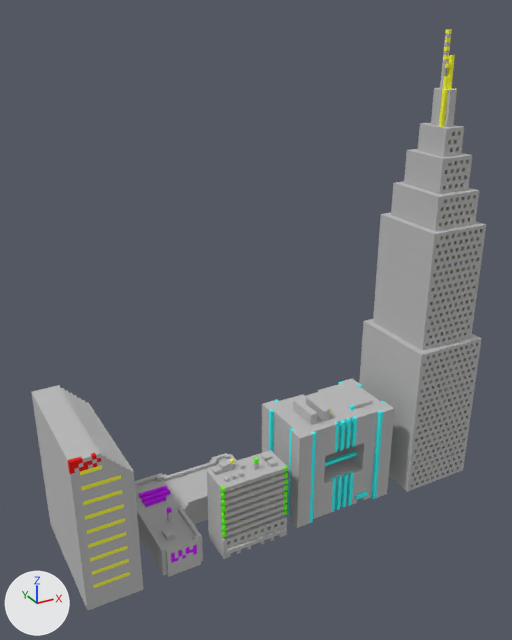
One commit to the OBJ model Assets/Scenes/ChrisDeLeon/voxels/future-bldg-colortest.obj: the scene before it, then after it.
The view is the same before and after, from a camera (50 mm lens) standing at (-84.1, -122.2, 130.7) and looking at (0.2, 31.0, 54.1). The axes (+X, +Y, +Z) are drawn at lower left. The lights are the same throughout. Where no turn or scale is listed for an object, it has been applied to the vertices. Vertices at the same position are counted once.

The first picture shows 'future-bldg-colortest'.
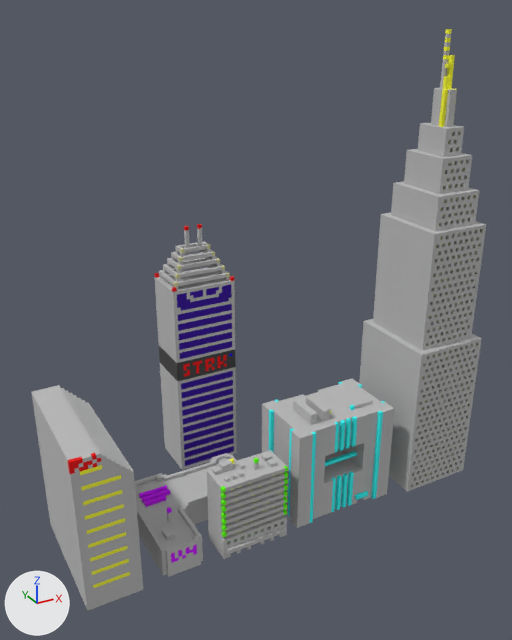
Boxes [x1, y1, x2, y2] around the edits, measured in the pictures (512 x 640 px):
```json
{"part": 1, "of": "me_future_bldg_colortest", "change": "added", "after": [154, 224, 237, 470]}
```

The change, as JSON lines over the scene's bpy script:
```json
{"block": "me_future_bldg_colortest", "where": "# used by ob_future_bldg_colortest; location = (0.0, 0.0, 0.0)"}
{"op": "remove", "block": "me_future_bldg_colortest", "code": "me_future_bldg_colortest.from_pydata(...)  # 4391 vertices, 8786 faces; spans x -58.0..60.0, y 7.0..43.0, z 0.0..126.0"}
{"op": "add", "block": "me_future_bldg_colortest", "code": "me_future_bldg_colortest.from_pydata(...)  # 4830 vertices, 9756 faces; spans x -58.0..60.0, y 7.0..63.0, z 0.0..126.0"}
{"block": "me_future_bldg_colortest", "change": "me_future_bldg_colortest part 1: a new loose piece of 439 vertices spanning x -16.0..3.0, y 49.0..63.0, z 0.0..75.0, in mat_palette (picture img_future_bldg_colortest_png)"}
```
